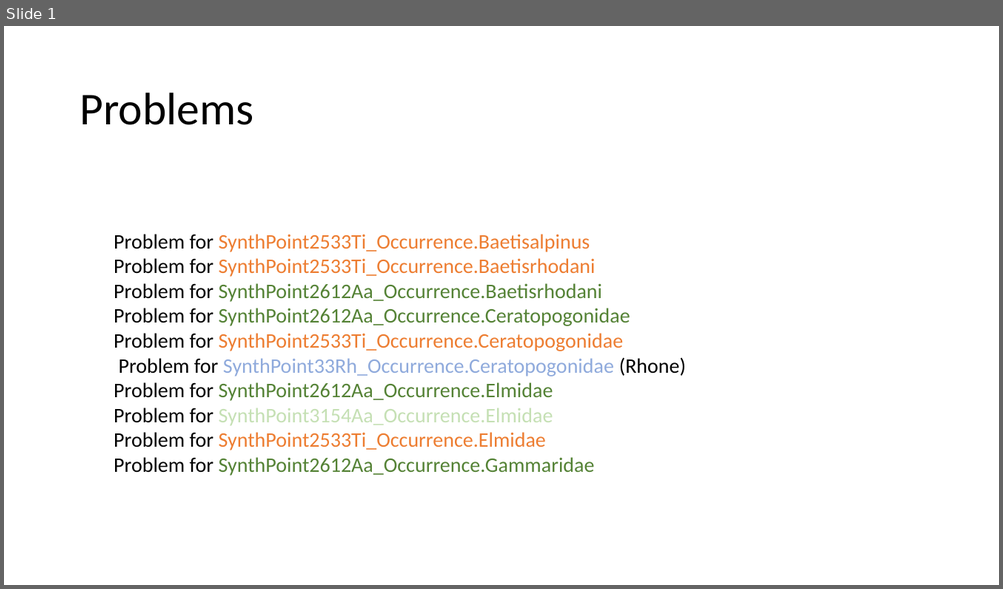
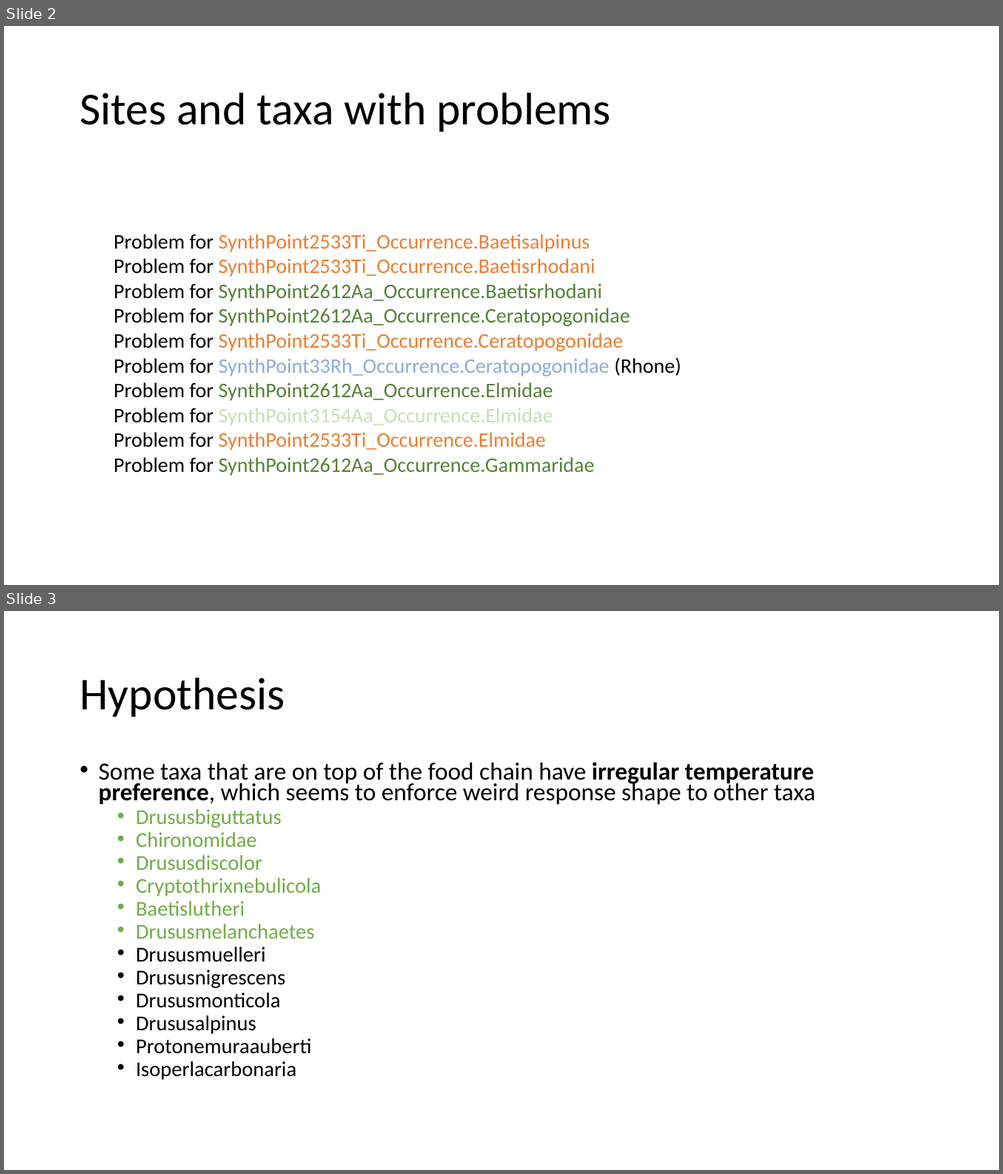
Before and after one commit to emmachollet/ArtificialData_Streambugs_SDMs, a slide deck: C1_documentation/problems_ice.pptx. Shown one above the other, each under a label of ours: slide 1 before the commit, slides 2 and 3 after it. The pictures are 1003x589 and 1003x1174 pixels, drawn with LibreOffice and Linux fonts; fonts in the diff are those of the drawing. Boxes give left, top, right and bottom in pixels: in the first picture for what was removed or moved away, otherwise in the second. Text is boxed around its words. In the diff, an @@ line names an element or a change of style, - is before the commit and + after.

```diff
--- a/C1_documentation/problems_ice.pptx
+++ b/C1_documentation/problems_ice.pptx
@@ slide 3 added at (x1=4, y1=611, x2=999, y2=1170), background #FFFFFF @@
@@ title added at (x1=79, y1=678, x2=284, y2=717), 44 pt, text #000000 @@
+Hypothesis
@@ text added at (x1=99, y1=762, x2=815, y2=1080), 20.4 pt, text #000000 @@
+• Some taxa that are on top of the food chain have irregular temperature preference, which seems to enforce weird response shape to other taxa
+  • Drususbiguttatus
+  • Chironomidae
+  • Drususdiscolor
+  • Cryptothrixnebulicola
+  • Baetislutheri
+  • Drususmelanchaetes
+  • Drususmuelleri
+  • Drususnigrescens
+  • Drususmonticola
+  • Drususalpinus
+  • Protonemuraauberti
+  • Isoperlacarbonaria
@@ what was slide 1 is now slide 2 @@
@@ slide 2 changed as well @@
@@ title at (x1=79, y1=93, x2=611, y2=132): text changed @@
-Problems
+Sites and taxa with problems
@@ text "Problem for SynthPoint2533Ti_Occurrence.Baetisalpinus" rewrapped from (x1=114, y1=234, x2=686, y2=476) to (x1=114, y1=234, x2=680, y2=476) @@
```
Also in this commit, not shown: 3 other slides added, 8 other files.
